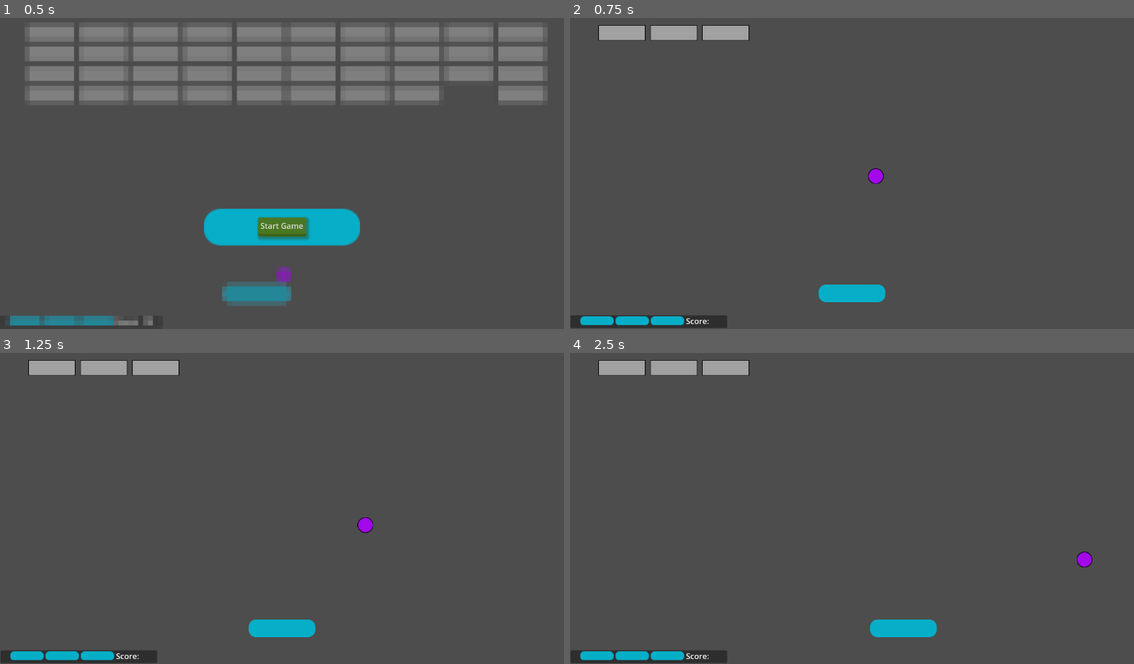
Above: before the commit, frames 1-4 (two rows, left to right).
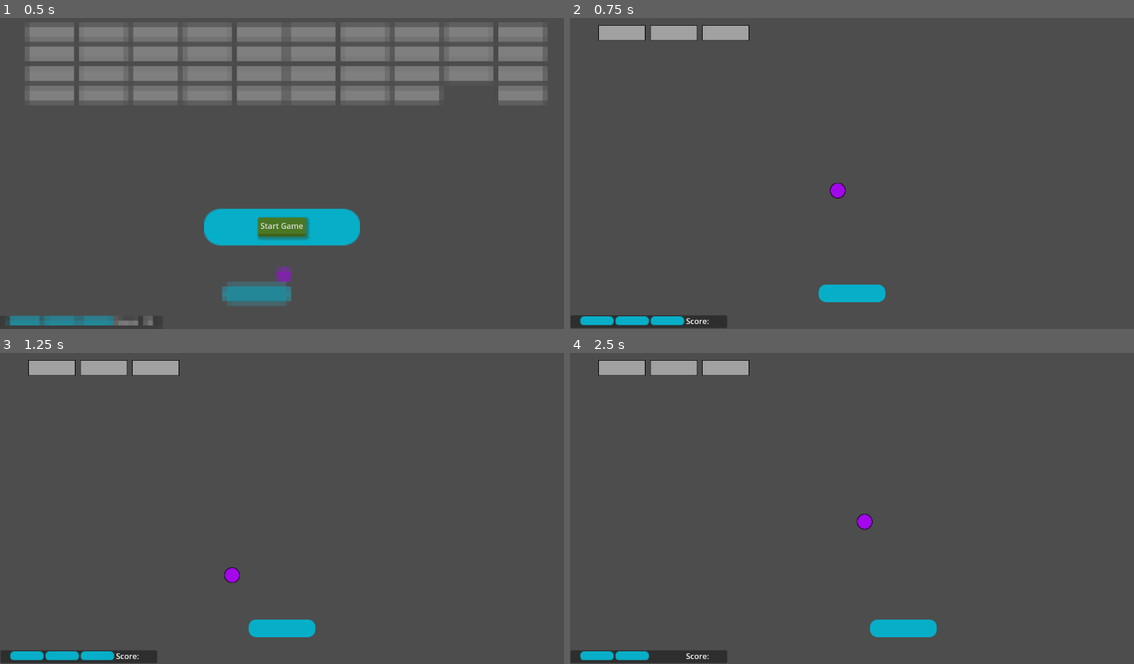
Above: after the commit, the same moments.

Repository: adrianschofield/unshaped-godot-block
Game: Godot game, scene res://Scenes/level_0.tscn
Same seed, same stepped clock (60 frames per second), same inputs: the game is played once before the commit and once after it. Sound files missing from this copy of the repository are replaced by a short silence.
Inputs:
- Up to frame 1 (0.5 s): no input
- Up to frame 2 (0.75 s): click "Start Game" at 0.5 s
- Up to frame 3 (1.25 s): no input
- Up to frame 4 (2.5 s): hold D (move_right) 1.28-2.03 s; hold A (move_left) from 2.03 s (still down)

Frame 1 is identical in both runs. In frame 2, 0.2% of the frame differs, in the area x 46-56%, y 48-59%; in frame 3, 0.2%; in frame 4, 0.4%, in the area x 14-93%, y 51-99%.

Commit message:
Correctly calculate inital ball vector

Diff:
--- a/Scripts/ball.gd
+++ b/Scripts/ball.gd
@@ -46,9 +46,34 @@
 	position.x = (max_pos.x - min_pos.x) / 2
 
 	# initially the ball should have a random velocity down towards the player
+	# We want the ball to drop within a 90 degree angle
+	# So first calculate a random speed for the ball
 	var rng = RandomNumberGenerator.new()
-	my_velocity.x = rng.randf_range(MIN_MOVE_SPEED, MAX_MOVE_SPEED)
-	my_velocity.y = rng.randf_range(0, MAX_MOVE_SPEED)
+	var speed_multiplier = rng.randf_range(MIN_MOVE_SPEED, MAX_MOVE_SPEED)
+
+	# Now we need to determine x and y
+	# x can be anywhere from -1 to 1
+	# y must always be positive so the ball falls
+	# Calculate the x direction
+	var x_direction = rng.randf_range(-1.0, 1.0)
+
+	# y direction is more complicated because we want it to be 45 degrees either
+	# side of x = 0 (I need to draw a diagram in comments)
+	# For the direction to be 45 degrees the y direction component cannot be more
+	# than the x direction
+	# If x is negative we need to make it positive before determining y
+	# If x is positive it's fine
+	var y_direction = 0
+	if x_direction < 0 :
+		y_direction = rng.randf_range(-(x_direction), 1.0)
+	else :
+		y_direction = rng.randf_range(x_direction, 1.0)
+	# DBG
+	print(x_direction, " ", y_direction)
+
+	# Now factor in the speed to get the values for the velocity vector
+	my_velocity.x = x_direction * speed_multiplier
+	my_velocity.y = y_direction * speed_multiplier
 
 	# connect our signals
 	Global.level_finished.connect(ball_level_finished)
